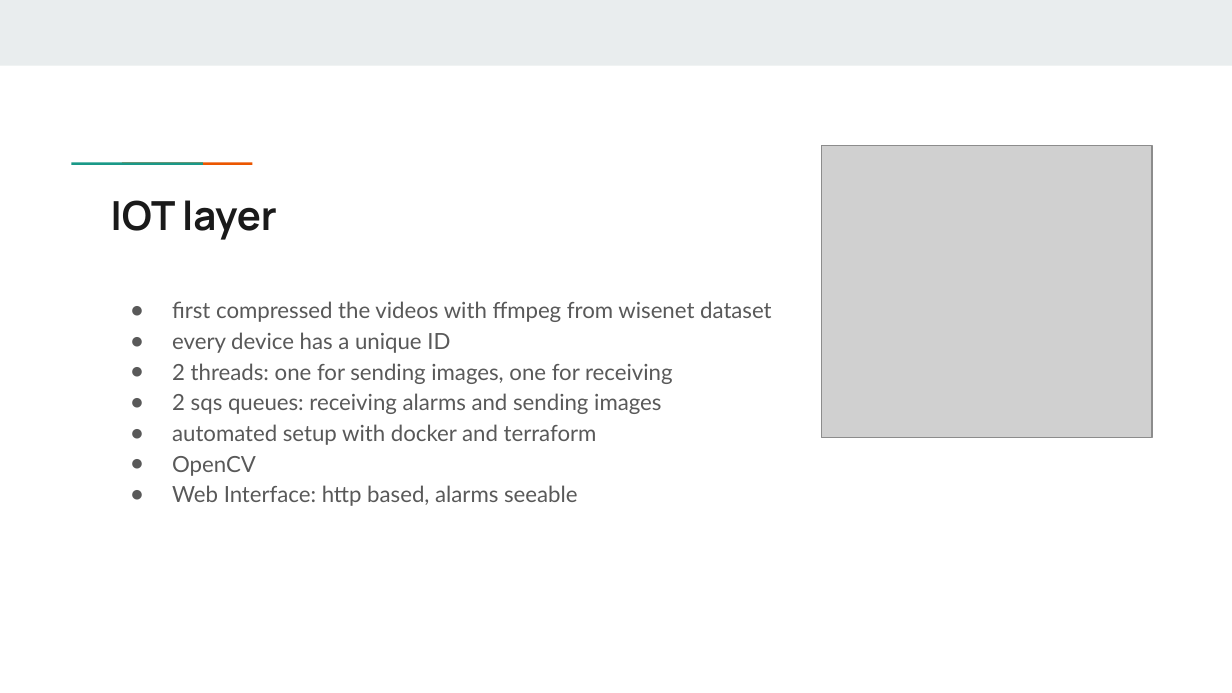
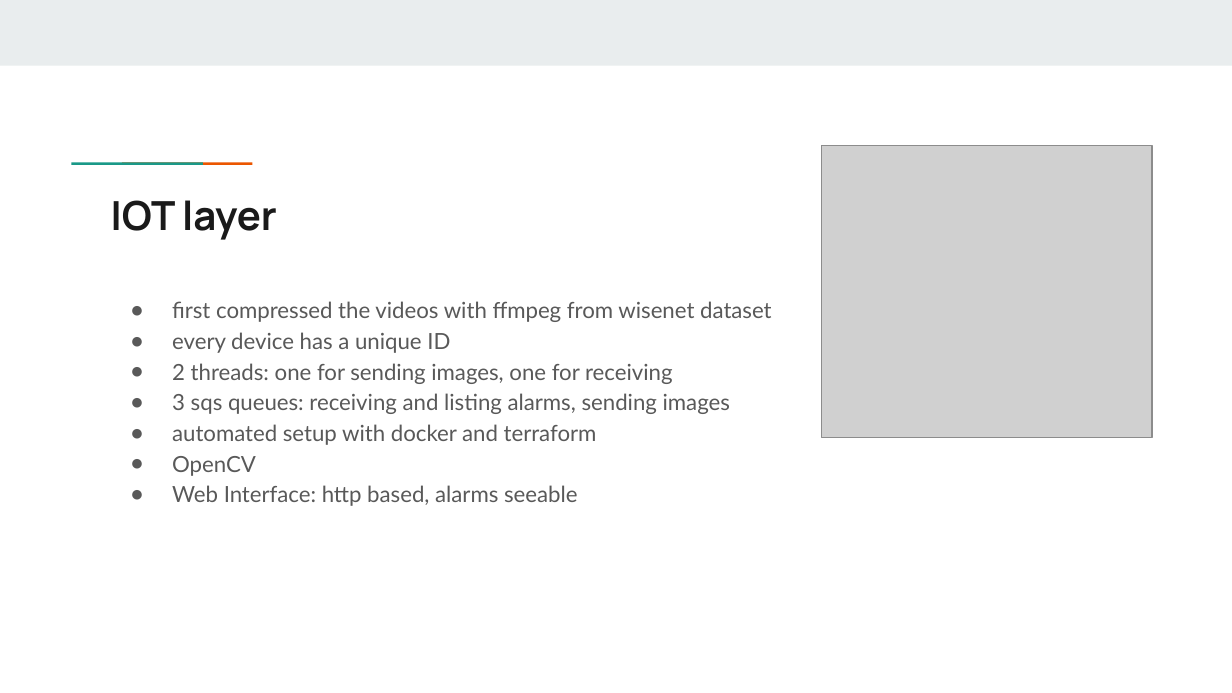
Before and after one commit to csaw3449/Verteilte-Systeme-Projekt, a slide deck: slide 3 of final_presentation.pptx. Drawn at 1232x693 pixels with LibreOffice and Linux fonts; fonts in the diff are those of the drawing; grey boxes stand for pictures. Boxes give left, top, right and bottom in pixels: in the first picture for what was removed or moved away, otherwise in the second. Text is boxed around its words. In the diff, an @@ line names an element or a change of style, - is before the commit and + after.

Commit message:
updated sqs to 3

```diff
--- a/final_presentation.pptx
+++ b/final_presentation.pptx
@@ text at <box>172,393,730,414</box>: text changed @@
-● 2 sqs queues: receiving alarms and sending images
+● 3 sqs queues: receiving and listing alarms, sending images
```
